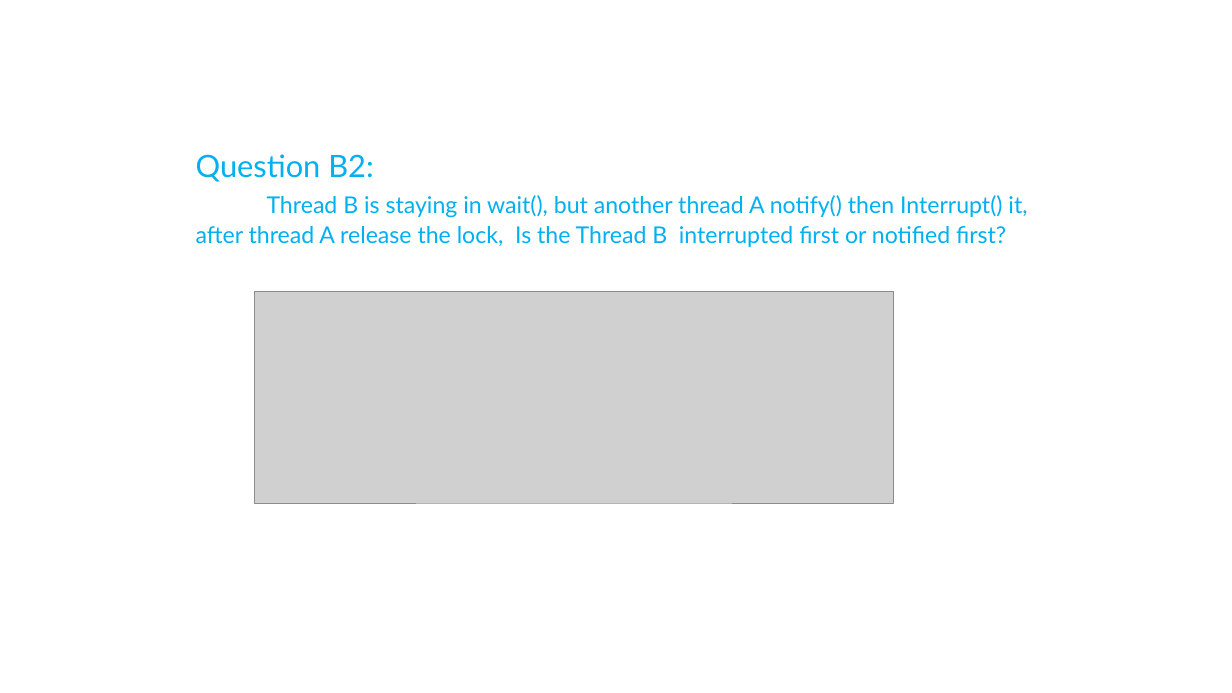
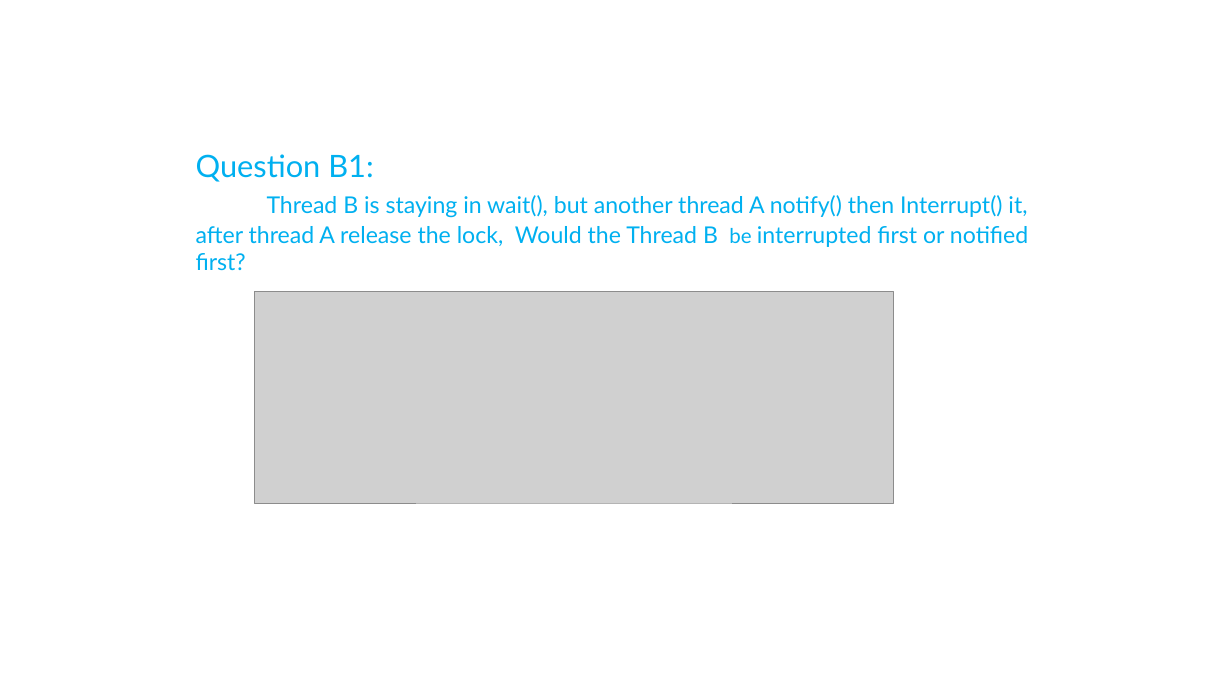
Before and after one commit to exiaoqu/ProducerConsumerProblemInJava, a slide deck: slide 14 of Producer and Consumer in Java.pptx. Drawn at 1232x693 pixels with LibreOffice and Linux fonts; fonts in the diff are those of the drawing; grey boxes stand for pictures; background and template pictures are left out. Boxes give left, top, right and bottom in pixels: in the first picture for what was removed or moved away, otherwise in the second. Text is boxed around its words. In the diff, an @@ line names an element or a change of style, - is before the commit and + after.

Commit message:
Update the presentation slides again

```diff
--- a/Producer and Consumer in Java.pptx
+++ b/Producer and Consumer in Java.pptx
@@ text at <box>196,154,1028,271</box>: text changed @@
-Question B2:
-Thread B is staying in wait(), but another thread A notify() then Interrupt() it, after thread A release the lock, Is the Thread B interrupted first or notified first?
+Question B1:
+Thread B is staying in wait(), but another thread A notify() then Interrupt() it, after thread A release the lock, Would the Thread B be interrupted first or notified first?
```
Also in this commit, not shown: 3 other slides changed, 1 other file.
